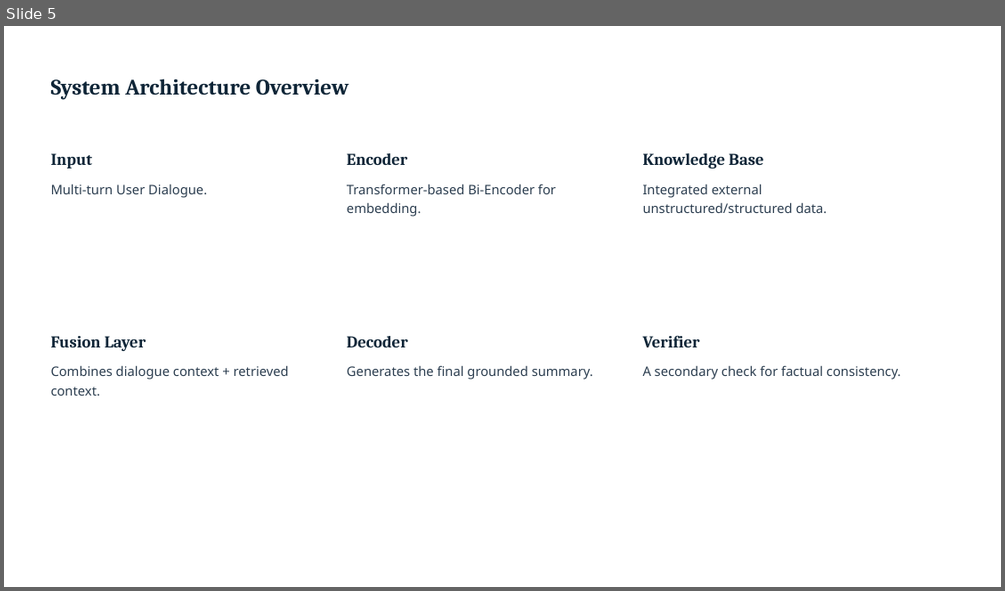
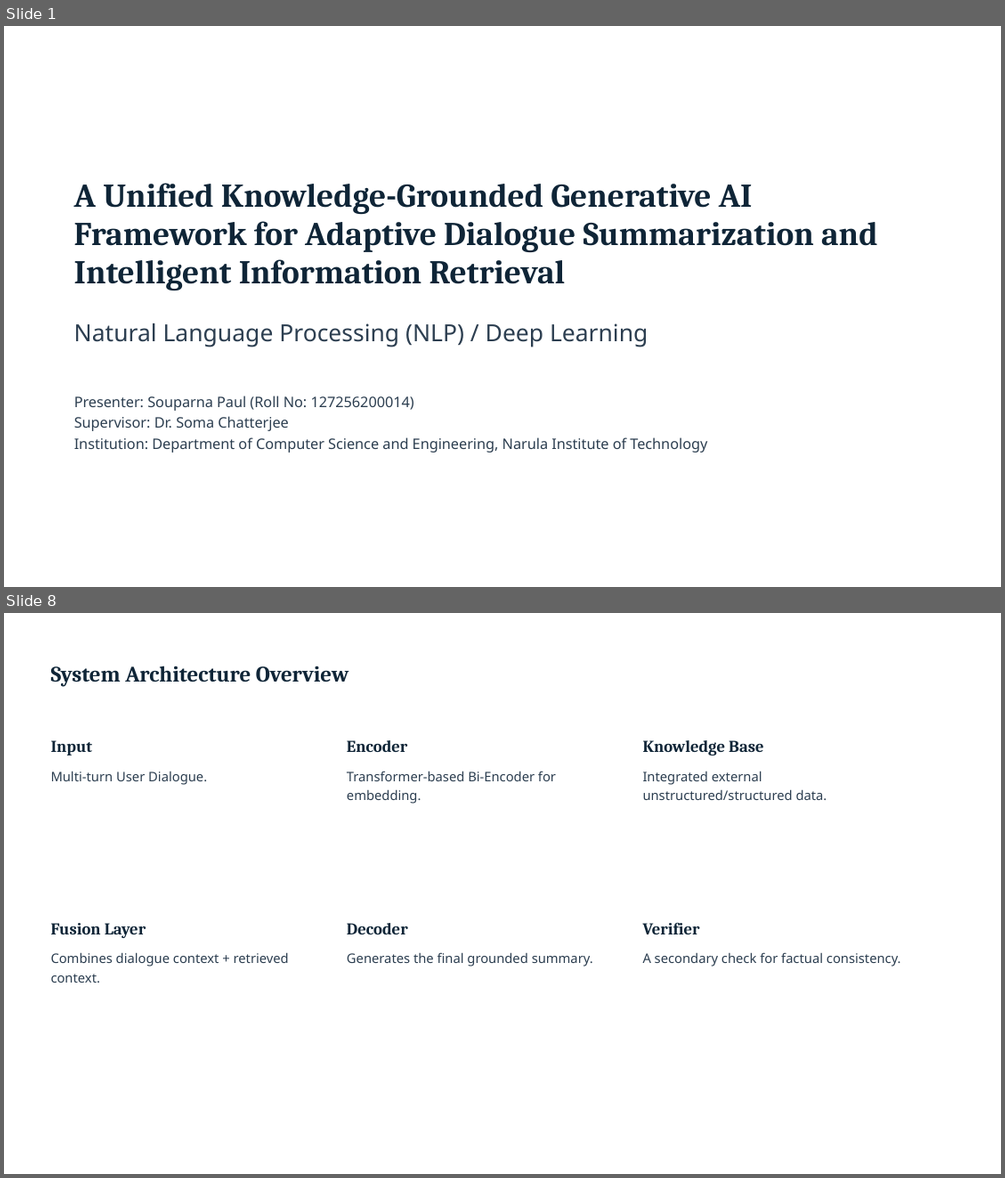
Before and after one commit to sOuL2000s/single-ppt-hosting-website, a slide deck: Q2_Project_Status_Update_Advanced_AI_Dialogue_Summarization_Framework.pptx. Shown one above the other, each under a label of ours: slide 5 before the commit, slides 1 and 8 after it; the slides between them are not shown. The pictures are 1005x591 and 1005x1178 pixels, drawn with LibreOffice and Linux fonts; fonts in the diff are those of the drawing; background and template pictures are left out. Boxes give left, top, right and bottom in pixels: in the first picture for what was removed or moved away, otherwise in the second. Text is boxed around its words. In the diff, an @@ line names an element or a change of style, - is before the commit and + after.

```diff
--- a/Q2_Project_Status_Update_Advanced_AI_Dialogue_Summarization_Framework.pptx
+++ b/Q2_Project_Status_Update_Advanced_AI_Dialogue_Summarization_Framework.pptx
@@ slide 1 added at bbox=[4, 26, 1001, 587], background picture (left out) @@
@@ text added at bbox=[74, 183, 877, 291], 24 pt, text #0F2537, bold @@
+A Unified Knowledge-Grounded Generative AI Framework for Adaptive Dialogue Summarization and Intelligent Information Retrieval
@@ text added at bbox=[74, 323, 647, 347], 17 pt, text #2C3E50 @@
+Natural Language Processing (NLP) / Deep Learning
@@ text added at bbox=[74, 395, 707, 452], 10.5 pt, text #2C3E50 @@
+Presenter: Souparna Paul (Roll No: 127256200014)
+Supervisor: Dr. Soma Chatterjee
+Institution: Department of Computer Science and Engineering, Narula Institute of Technology
@@ what was slide 5 is now slide 8 @@
```
Also in this commit, not shown: 3 slides changed, 6 other slides added, 4 slides removed.
